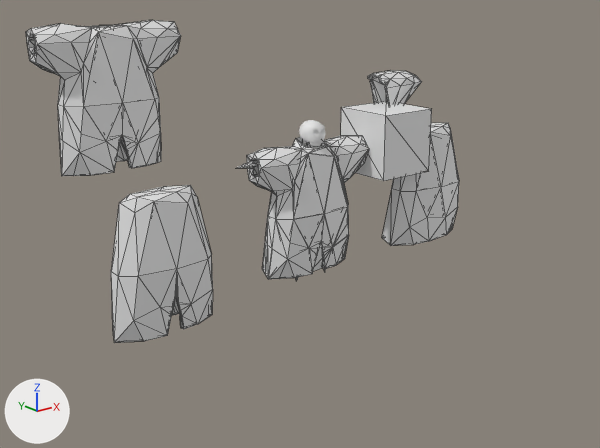
Two versions of the glTF model maybraid/assets/characters/clothes/proto_robe.glb, one commit apart.
Camera for both pictures: a camera (50 mm lens) standing at (-6.89, -8.39, 3.18) and looking at (0.28, 0.58, -0.41). The lights are fixed; the arrows at lower left show +X, +Y and +Z. The older version comes first. Mesh edges are drawn as thin lines on the coarser meshes. Where no turn or scale is listed for an object, it has been applied to the vertices. Vertices at exactly the same position are counted once.

The scene before the commit, as lines of its bpy script (objects in view):
```python
me_coat = bpy.data.meshes.new('Coat')
me_coat.from_pydata(...)  # 42 vertices, 80 faces; spans x -0.71..0.65, y -0.29..0.38, z -0.87..0.88
me_icosphere_001 = bpy.data.meshes.new('Icosphere.001')
me_icosphere_001.from_pydata(...)  # 315 vertices, 638 faces; spans x -0.93..0.93, y -0.29..0.38, z -0.86..0.98
me_icosphere_003 = bpy.data.meshes.new('Icosphere.003')
me_icosphere_003.from_pydata(...)  # 107 vertices, 210 faces; spans x -0.71..0.65, y -0.3..0.37, z -0.87..0.88
ob_coat = bpy.data.objects.new('Coat', me_icosphere_001)
ob_coat.location = (0.0, 0.0, 0.0)
ob_coatvolume = bpy.data.objects.new('CoatVolume', me_coat)
ob_coatvolume.location = (0.0, 0.0, 0.0)
ob_protocoat = bpy.data.objects.new('ProtoCoat', me_icosphere_003)
ob_protocoat.location = (2.27, -0.01, 0.0)
# also in view: 'ProtoNotchCoat' at (-2.33, 0.0, -0.22); 'ProtoSleevedCoat' at (-2.34, 1.04, 1.62); 'SleeveVolume' at (1.88, 0.36, 1.37); 'Cube' at (1.38, 0.0, 0.78)
```
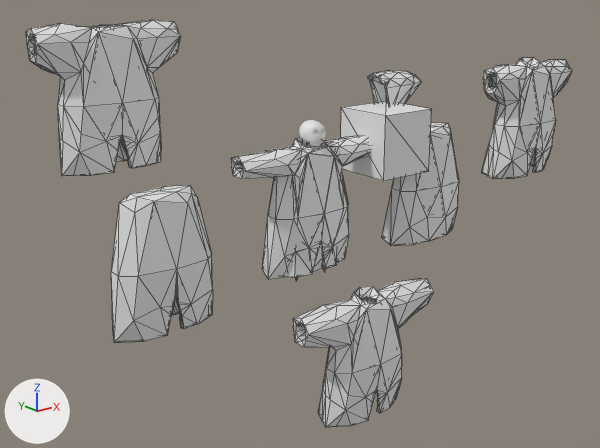
The change in detail:
me_icosphere_001 is used by ob_coat; location (0.0, 0.0, 0.0).
me_icosphere_001 had 315 vertices, 638 faces and spanned x -0.93..0.93, y -0.29..0.38, z -0.86..0.98.
me_icosphere_001 now has 315 vertices, 638 faces and spans x -1.17..1.16, y -0.29..0.38, z -0.86..0.98.
me_icosphere_001 part 1: 88 of 315 vertices moved; they spanned x 0.35..0.93, y -0.23..0.38, z -0.86..0.93 and now span x 0.3..1.16, y -0.23..0.34, z -0.86..0.9; mean shift (0.0, 0.0, 0.08); largest move (0.45, 0.23, 0.19) -> (0.38, 0.23, 0.47).
me_icosphere_001 part 2: 84 of 315 vertices moved; they spanned x -0.93..-0.35, y -0.23..0.37, z -0.85..0.94 and now span x -1.17..-0.35, y -0.23..0.33, z -0.85..0.9; mean shift (0.0, 0.0, 0.07); largest move (-0.6, -0.05, 0.3) -> (-0.42, -0.04, 0.57).
Mesh me_icosphere_009 is new.
It has 315 vertices, 638 faces and spans x -1.17..1.16, y -0.29..0.38, z -0.86..0.98.
Object 'LongSleeveCoat' (ob_longsleevecoat) is new; it shows me_icosphere_009.
Its location is (0.38, -0.77, -2.03).
Object 'ShortSleeveCoat' (ob_shortsleevecoat) is new; it shows a copy of the mesh of ob_coat.
Its location is (4.18, -0.33, 0.78).

Location of each change, (x1, y1, x2, y2) in pixels of the pictures (600 x 448 px; the box of a moved part takes in the faces that stretch with it):
'LongSleeveCoat', added
    after: (293, 278, 434, 427)
'Coat', reshaped (15% wider)
    before: (247, 136, 369, 279)
    after: (231, 136, 371, 278)
'ShortSleeveCoat', added
    after: (482, 57, 572, 179)
part 1 of me_icosphere_001, moved or reshaped
    before: (324, 136, 369, 265)
    after: (324, 136, 371, 263)
part 2 of me_icosphere_001, moved or reshaped
    before: (247, 146, 321, 279)
    after: (231, 146, 321, 278)
